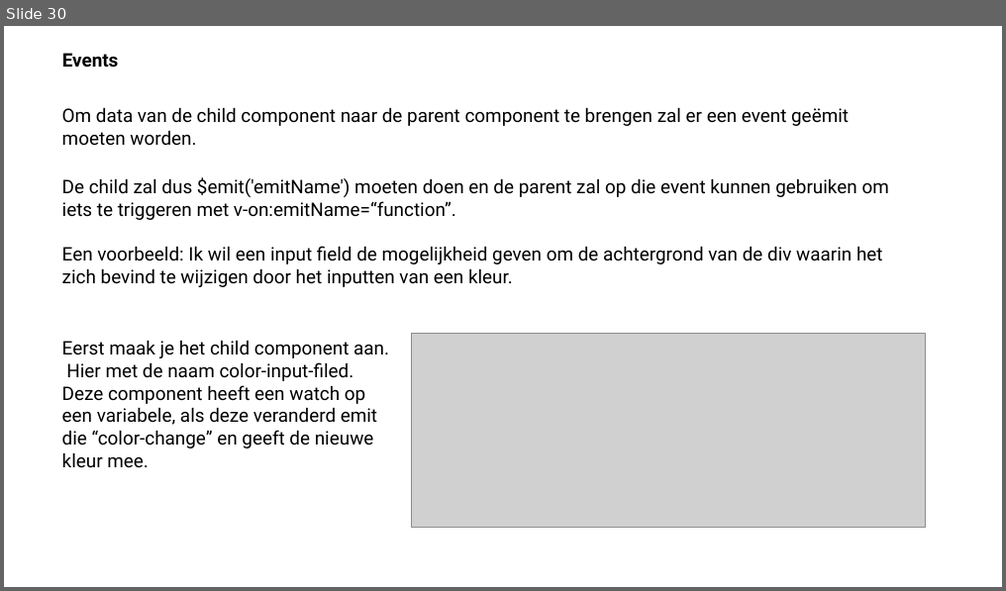
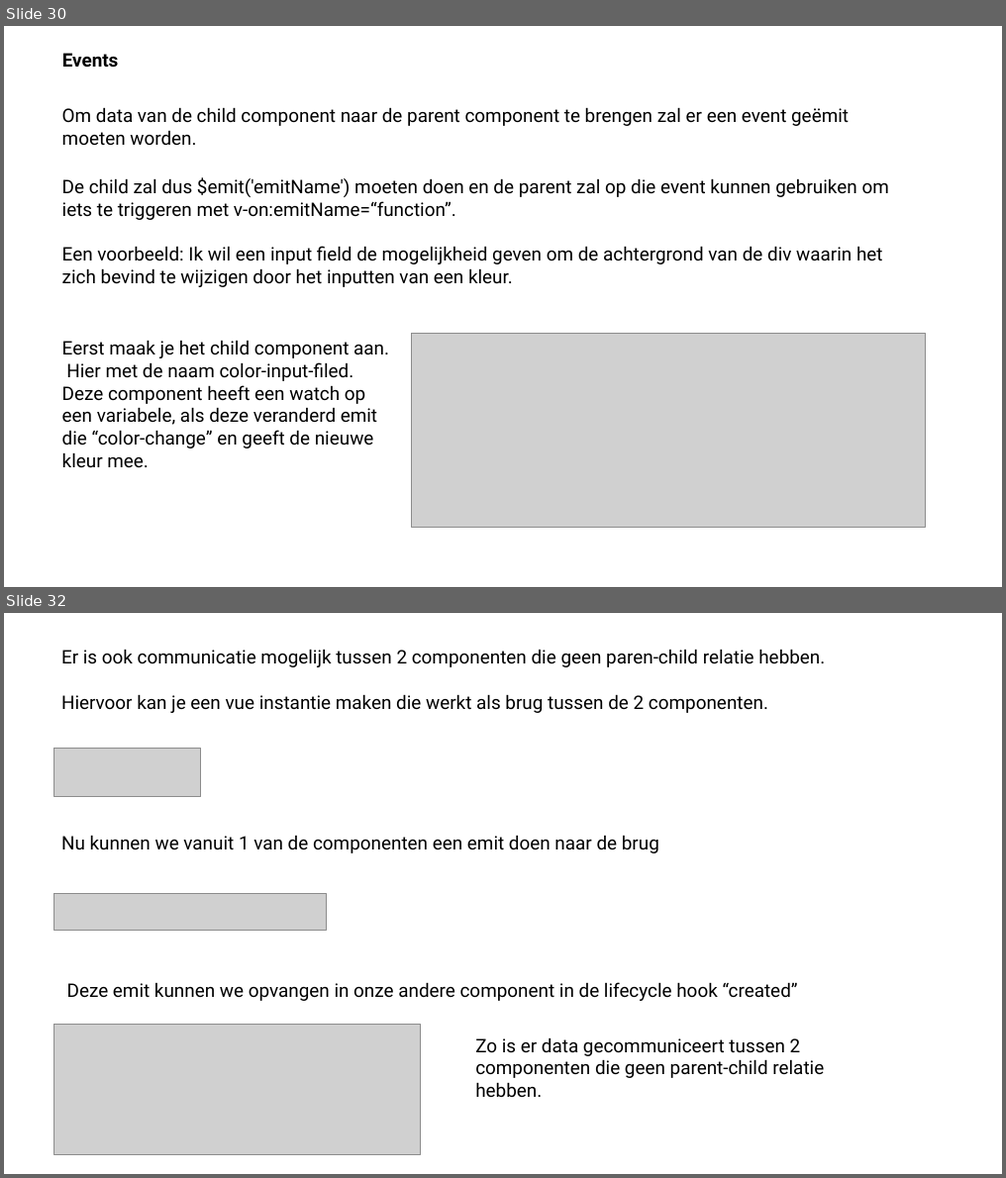
Before and after one commit to sepperenty/web-research-3, a slide deck: newTech/slideshow.pptx. Shown one above the other, each under a label of ours: slide 30 before the commit, slides 30 and 32 after it; the slides between them are not shown. The pictures are 1006x591 and 1006x1178 pixels, drawn with LibreOffice and Linux fonts; fonts in the diff are those of the drawing; grey boxes stand for pictures. Boxes give left, top, right and bottom in pixels: in the first picture for what was removed or moved away, otherwise in the second. Text is boxed around its words. In the diff, an @@ line names an element or a change of style, - is before the commit and + after.

```diff
--- a/newTech/slideshow.pptx
+++ b/newTech/slideshow.pptx
@@ slide 32 added at bbox=[4, 613, 1002, 1174], background #FFFFFF @@
@@ text added at bbox=[61, 649, 825, 713], 18 pt, text #000000 @@
+Er is ook communicatie mogelijk tussen 2 componenten die geen paren-child relatie hebben.
+Hiervoor kan je een vue instantie maken die werkt als brug tussen de 2 componenten.
@@ picture added at bbox=[54, 749, 201, 797] @@
@@ text added at bbox=[61, 835, 659, 854], 18 pt, text #000000 @@
+Nu kunnen we vanuit 1 van de componenten een emit doen naar de brug
@@ picture added at bbox=[54, 894, 327, 931] @@
@@ text added at bbox=[67, 982, 798, 1001], 18 pt, text #000000 @@
+Deze emit kunnen we opvangen in onze andere component in de lifecycle hook “created”
@@ picture added at bbox=[54, 1025, 420, 1155] @@
@@ text added at bbox=[475, 1038, 824, 1098], 18 pt, text #000000 @@
+Zo is er data gecommuniceert tussen 2 componenten die geen parent-child relatie hebben.
```
Also in this commit, not shown: 1 slide changed, 1 other slide added, 2 other files.
